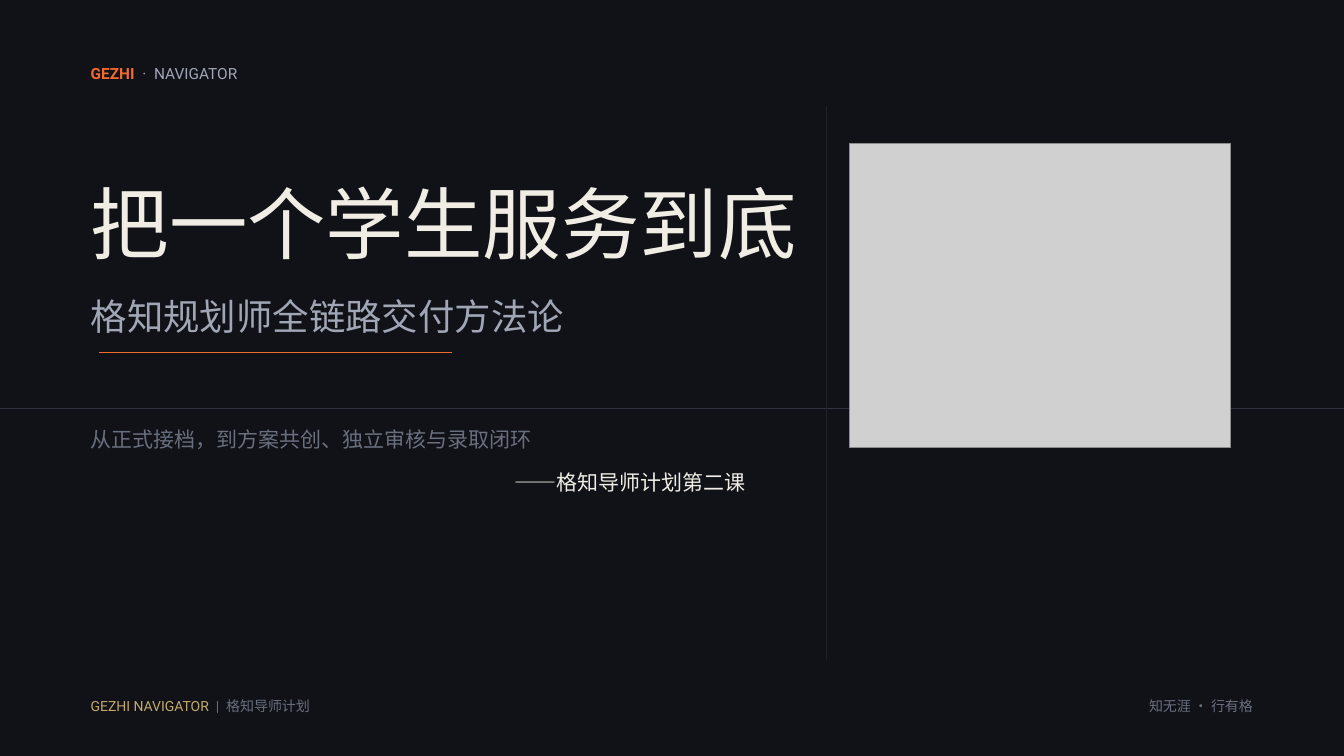
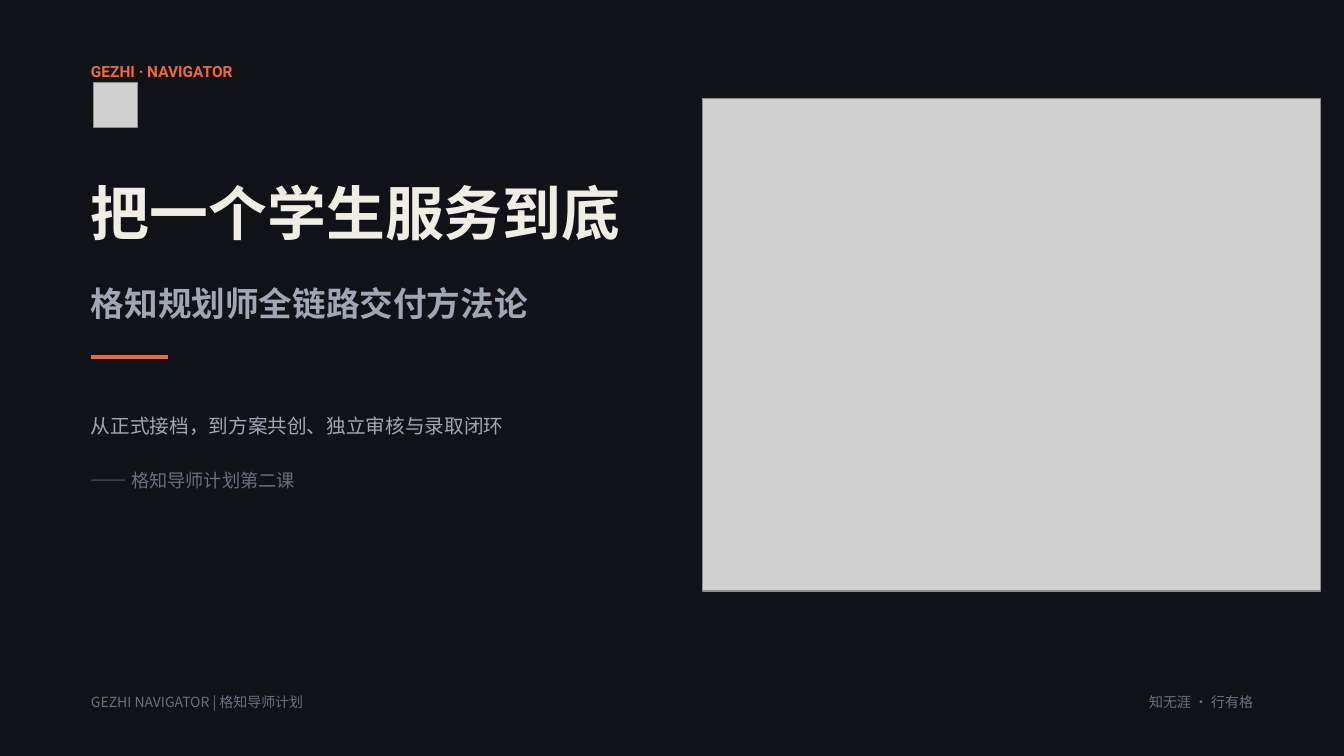
Before and after one commit to daiky5201314-coder/GEZHI-NAVIGATOR-PPT-SKILL, a slide deck: slide 1 of references/source/格知导师计划第二课.pptx. Drawn at 1344x756 pixels with LibreOffice and Linux fonts; fonts in the diff are those of the drawing; grey boxes stand for pictures. Boxes give left, top, right and bottom in pixels: in the first picture for what was removed or moved away, otherwise in the second. Text is boxed around its words. In the diff, an @@ line names an element or a change of style, - is before the commit and + after.

Commit message:
v1.2.0: 新增logo与品牌元素摆放规范
- 普通内容页左上角必须放小logo图标+PART标签
- 普通内容页右上角必须放 GE ZHI 格知丨知无涯·行有格 橙字
- 章节过渡页不放logo、不放右上角文字、不放页码
- 封面/结束页右侧大装饰logo+格知水印
- 替换第二课参考PPT为最新版

```diff
--- a/references/source/格知导师计划第二课.pptx
+++ b/references/source/格知导师计划第二课.pptx
@@ text "GEZHI · NAVIGATOR" at (x1=91, y1=66, x2=232, y2=77): text colour #A0A6B4 to #F26A2E, bold on in "· NAVIGATOR"; line spacing 1 to 1.25 @@
@@ picture added at (x1=93, y1=83, x2=137, y2=127) @@
@@ picture added at (x1=703, y1=99, x2=1321, y2=591) @@
@@ line removed from (827, 106) to (827, 660) @@
@@ picture removed at (x1=850, y1=143, x2=1231, y2=448) @@
@@ text "把一个学生服务到底" at (x1=91, y1=184, x2=620, y2=241): size 56 to 42 pt, bold on; line spacing 1 to 1.25 @@
@@ text "格知规划师全链路交付方法论" moved from (x1=91, y1=299, x2=564, y2=333) to (x1=91, y1=287, x2=528, y2=319) @@
@@ text "格知规划师全链路交付方法论" at (x1=91, y1=287, x2=528, y2=319): size 26 to 24 pt, bold on; line spacing 1 to 1.25 @@
@@ line added from (91, 357) to (168, 357), #F26A2E 3 pt @@
@@ line removed from (99, 353) to (452, 353) @@
@@ line removed from (0, 408) to (1344, 408) @@
@@ text "从正式接档，到方案共创、独立审核与录取闭环" moved from (x1=91, y1=429, x2=532, y2=449) to (x1=91, y1=416, x2=503, y2=435) @@
@@ text "从正式接档，到方案共创、独立审核与录取闭环" at (x1=91, y1=416, x2=503, y2=435): size 15 to 14 pt, text colour #6A6F7D to #A0A6B4; line spacing 1 to 1.25 @@
@@ text at (x1=131, y1=472, x2=294, y2=489): text changed; size 15 to 13 pt; text colour #F0EDE4 to #6A6F7D @@
-——格知导师计划第二课
+—— 格知导师计划第二课
@@ text "GEZHI NAVIGATOR | 格知导师计划" at (x1=91, y1=695, x2=303, y2=708): font Roboto to Noto Sans CJK SC in "GEZHI NAVIGATOR |"; text colour #C4A96A to #6A6F7D in "GEZHI NAVIGATOR"; line spacing 1 to 1.25 @@
@@ text "知无涯 · 行有格" at (x1=1149, y1=695, x2=1253, y2=708): line spacing 1 to 1.25 @@
```
Also in this commit, not shown: 23 other slides changed, 5 other files.
